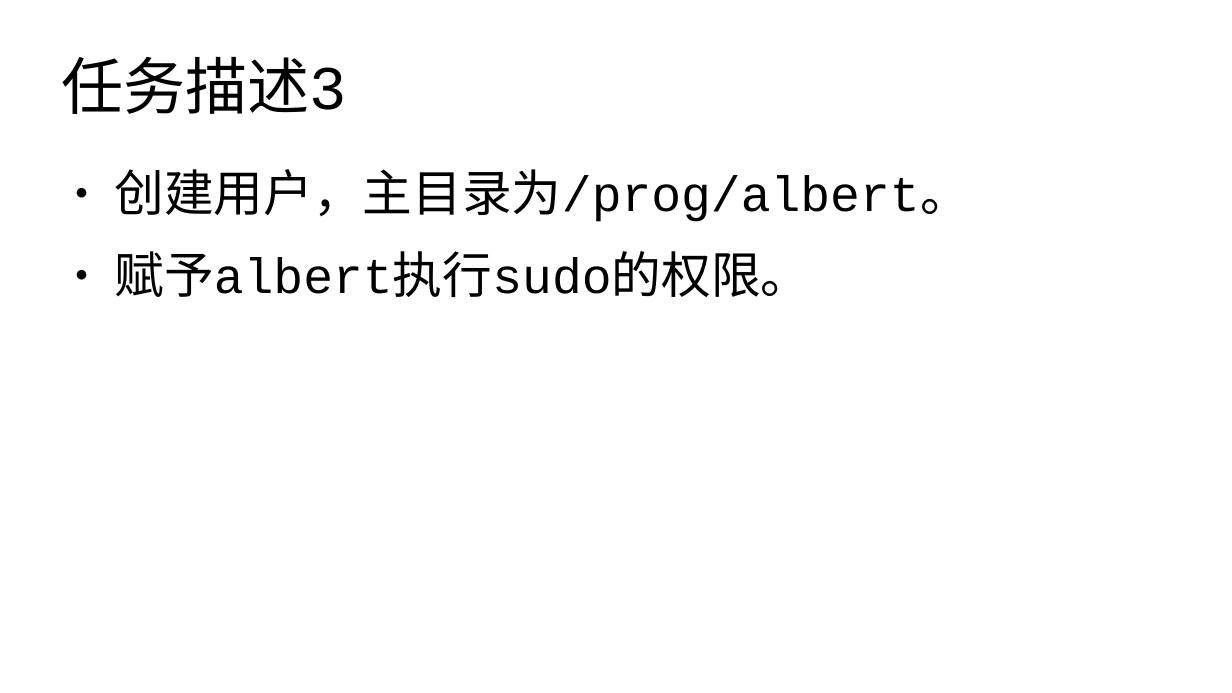
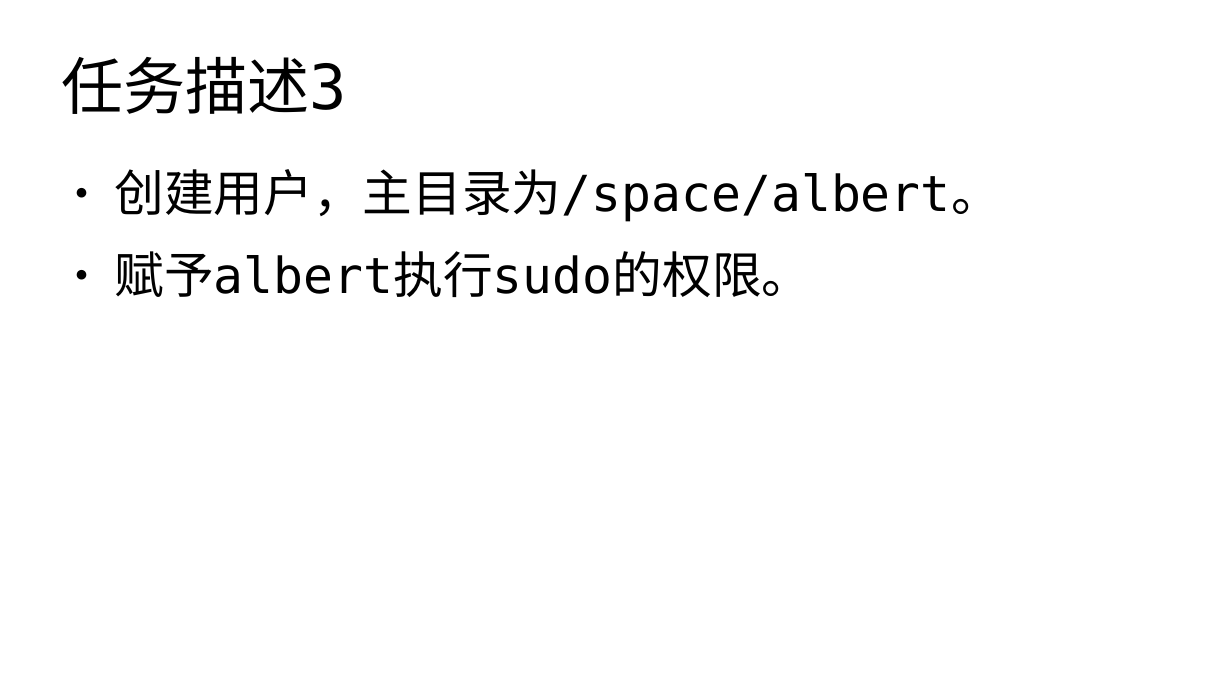
Before and after one commit to master-genius/linux-system, a slide deck: slide 5 of task/task03.odp. Drawn at 1232x693 pixels with LibreOffice and Linux fonts; fonts in the diff are those of the drawing. Boxes give left, top, right and bottom in pixels: in the first picture for what was removed or moved away, otherwise in the second. Text is boxed around its words. In the diff, an @@ line names an element or a change of style, - is before the commit and + after.

```diff
--- a/task/task03.odp
+++ b/task/task03.odp
@@ title "任务描述3" at bbox=[62, 57, 347, 114]: font Courier New to DejaVu Sans Mono @@
@@ text at bbox=[114, 169, 1000, 222]: text changed; font Courier New to DejaVu Sans Mono @@
-● 创建用户，主目录为/prog/albert。
+● 创建用户，主目录为/space/albert。
@@ text at bbox=[114, 251, 811, 297]: font Courier New to DejaVu Sans Mono in "赋予albert执行sudo的权限。" @@
```
Also in this commit, not shown: 7 other slides changed, 5 other files.
